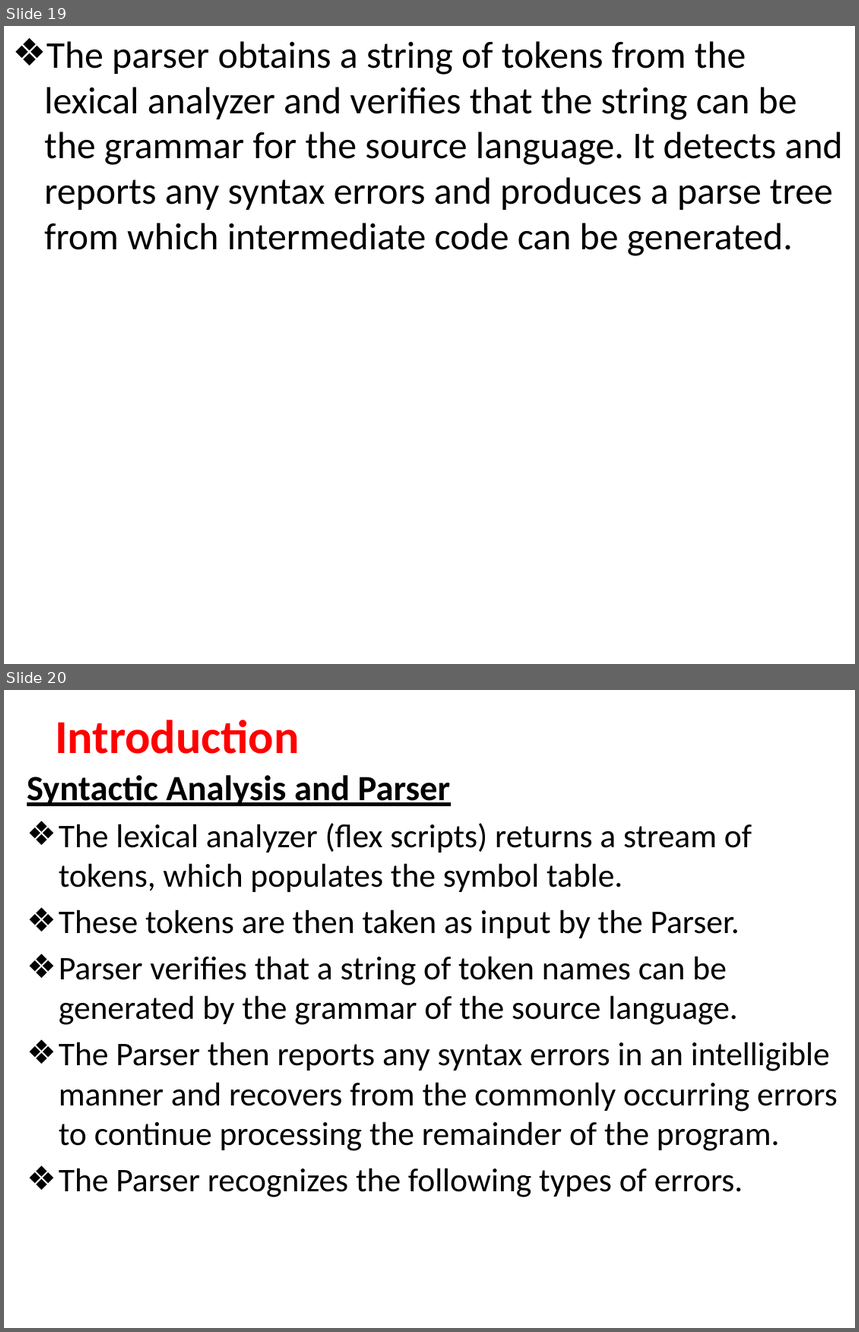
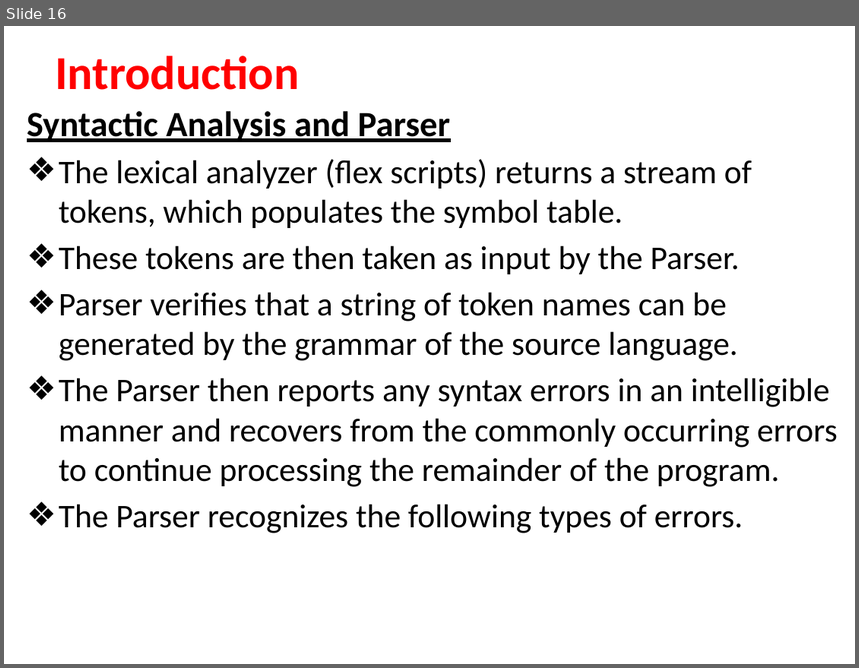
Before and after one commit to TusharPani14/c_compiler_design, a slide deck: CD PPT.pptx. Shown one above the other, each under a label of ours: slides 19 and 20 before the commit, slide 16 after it. The pictures are 859x1332 and 859x668 pixels, drawn with LibreOffice and Linux fonts; fonts in the diff are those of the drawing. Boxes give left, top, right and bottom in pixels: in the first picture for what was removed or moved away, otherwise in the second. Text is boxed around its words. In the diff, an @@ line names an element or a change of style, - is before the commit and + after.

```diff
--- a/CD PPT.pptx
+++ b/CD PPT.pptx
@@ slide 19 removed at (4,26,855,664), background #FFFFFF @@
@@ text removed at (44,41,843,256) @@
-❖ The parser obtains a string of tokens from the lexical analyzer and verifies that the string can be the grammar for the source language. It detects and reports any syntax errors and produces a parse tree from which intermediate code can be generated.
@@ what was slide 20 is now slide 16 @@
```
Also in this commit, not shown: 4 slides changed, 3 slides added, 15 other slides removed, 2 other files.
